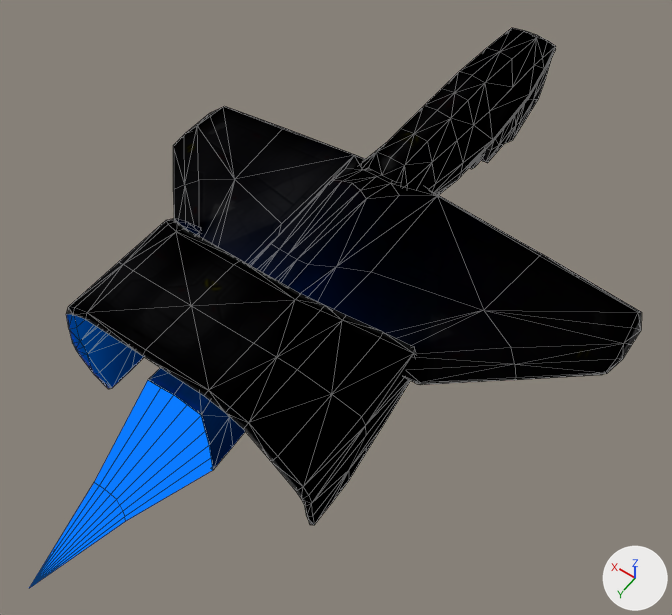
The Blender file gawain/gawain.blend as it was, and as the next commit left it.
The view is the same before and after, from a 50 mm lens placed at (-10.5, 17.6, 20.2), pointed at (-0.7, 3.9, -1.3). Arrows for +X, +Y and +Z are at lower right; the lights stay in place. Mesh edges are drawn as thin lines.

Objects in the first picture: 'base_glow', 'glow'.
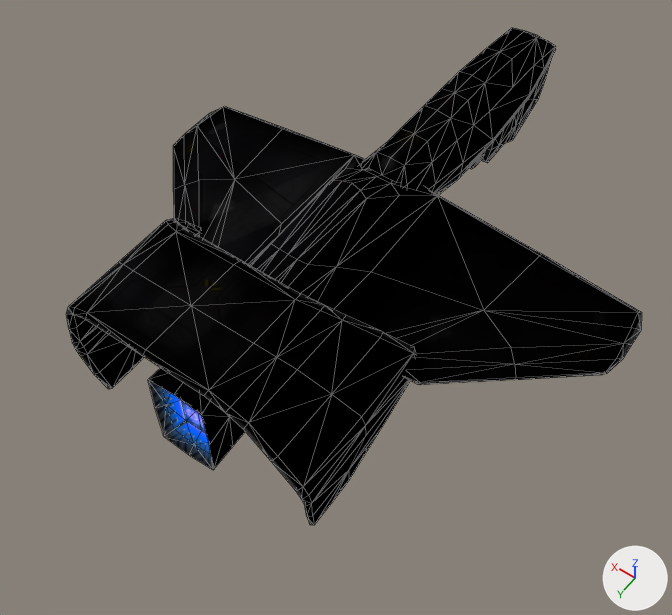
Changed parts and their boxes (x1, y1, x2, y2) in the pictures (672 x 615 px):
'base_glow', recoloured (blue to black)
    both: (66, 219, 407, 470)
'glow', deleted
    before: (29, 380, 213, 588)

Diff of the bpy script that builds the scene:
```diff
--- a/gawain/gawain.blend.py
+++ b/gawain/gawain.blend.py
@@ img_gawainglo_png @@
+img_gawainglo_png = load_image('gawainGLO.png', 'textures/gawainGLO.png', 512, 512, 'sRGB')
@@ mat_base @@
+mat_base = bpy.data.materials.new('base')
+# uses the picture img_gawain_png
+# uses the picture img_gawainglo_png
@@ ob_glow @@
-ob_glow = bpy.data.objects.new('glow', me_glow)
-ob_glow.location = (0.0, 0.0, -1.32)
-ob_glow.rotation_euler = (-1.571, 0.0, 3.142)  # degrees (-90, 0, 180)
-_m = ob_glow.modifiers.new('Mirror', 'MIRROR')
@@ ob_base_glow @@
 ob_base_glow.rotation_euler = (1.571, 0.0, 0.0)  # degrees (90, 0, 0)
-ob_base_glow.material_slots[0].link = 'OBJECT'; ob_base_glow.material_slots[0].material = mat_base_glow
+ob_base_glow.material_slots[0].link = 'OBJECT'; ob_base_glow.material_slots[0].material = mat_base
 _m = ob_base_glow.modifiers.new('Mirror', 'MIRROR')
```
